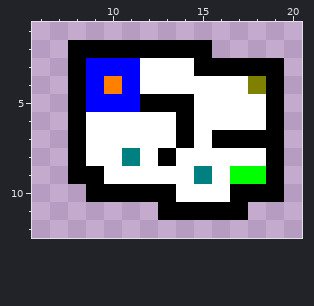
Edited in one commit: pixel-art sprite (levels/18.png). Above is the file before it was changed.
The file is 27x15 pixels. Colours within 5 levels of each other are drawn and written as one. Shown: x 6..20, y 1..12.
The same view after the edit:
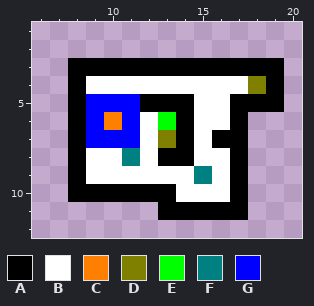
Palette (. is transparent): A #000000  B #ffffff  C #ff8000  D #808000  E #00ff00  F #008080  G #0000ff
The edit:
Colour A now appears in row 10 at x 8.
The author changed colour B to colour A in row 3 at x 12 to 14; in row 5 at x 17 to 18; in row 6 at x 17; in row 8 at x 14 and 17.
The author changed colour E to colour A in row 9 at x 17.
The author changed colour G to colour A in row 3 at x 9 to 11.
The author changed colour A to colour B in row 9 at x 9.
The author changed colour C to colour B in row 4 at x 10.
The author changed colour G to colour B in row 4 at x 9 and 11.
The author changed colour B to colour C in row 6 at x 10.
The author changed colour B to colour D in row 7 at x 13.
The author changed colour B to colour E in row 6 at x 13.
The author changed colour B to colour G in row 6 at x 9 and 11; in row 7 at x 9 to 11.
Colour A is removed in row 2 at x 8 to 15; in row 6 at x 19; in row 7 at x 18 to 19; in rows 8 to 9 at x 19; in row 10 at x 18 to 19.
Colour B is removed in row 6 at x 18; in row 8 at x 18.
Colour E is removed in row 9 at x 18.
Where, in picture pixels (left, top, right, bottom), the same in both pictures:
changed: (68, 40, 284, 202)
